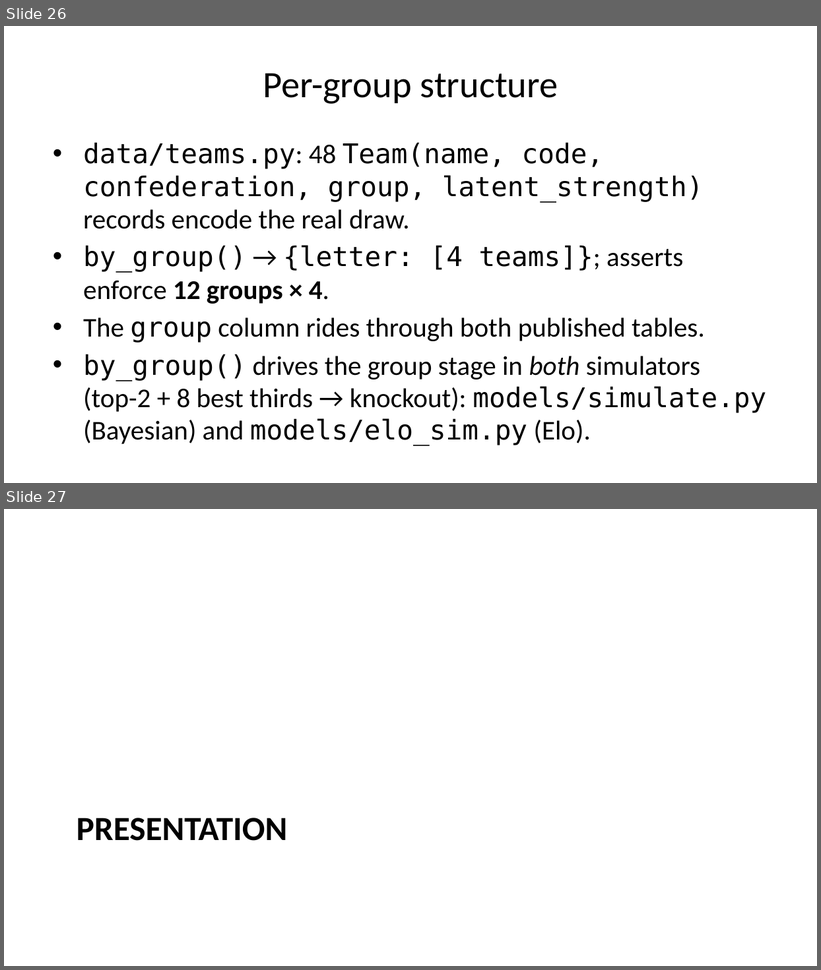
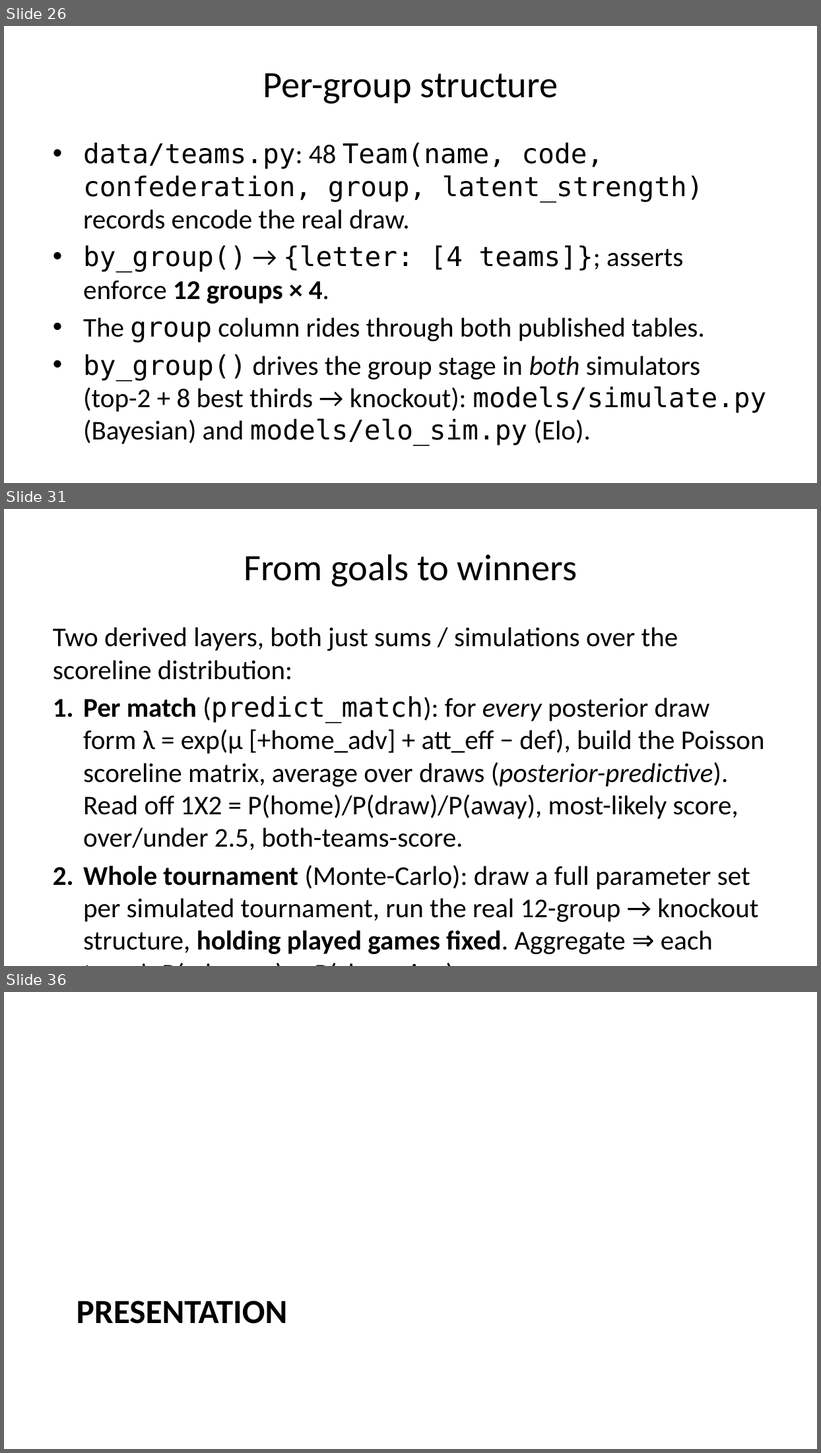
Before and after one commit to mariaob1201/2026wc-analytics, a slide deck: docs/data_pipeline_slides.pptx. Shown one above the other, each under a label of ours: slides 26 and 27 before the commit, slides 26, 31 and 36 after it; the slides between them are not shown. The pictures are 821x970 and 821x1453 pixels, drawn with LibreOffice and Linux fonts; fonts in the diff are those of the drawing. Boxes give left, top, right and bottom in pixels: in the first picture for what was removed or moved away, otherwise in the second. Text is boxed around its words. In the diff, an @@ line names an element or a change of style, - is before the commit and + after.

```diff
--- a/docs/data_pipeline_slides.pptx
+++ b/docs/data_pipeline_slides.pptx
@@ slide 31 added at (4,509,817,966), background #FFFFFF @@
@@ title added at (244,554,577,587), 33 pt, text #000000 @@
+From goals to winners
@@ text added at (53,627,765,955), 24 pt, text #000000 @@
+Two derived layers, both just sums / simulations over the scoreline distribution:
+1. Per match (predict_match): for every posterior draw form λ = exp(μ [+home_adv] + att_eff − def), build the Poisson scoreline matrix, average over draws (posterior-predictive). Read off 1X2 = P(home)/P(draw)/P(away), most-likely score, over/under 2.5, both-teams-score.
+2. Whole tournament (Monte-Carlo): draw a full parameter set per simulated tournament, run the real 12-group → knockout structure, holding played games fixed. Aggregate ⇒ each team’s P(advance) … P(champion).
+Parameter uncertainty propagates into the headline odds.
@@ what was slide 27 is now slide 36 @@
```
Also in this commit, not shown: 8 other slides added, 2 other files.
